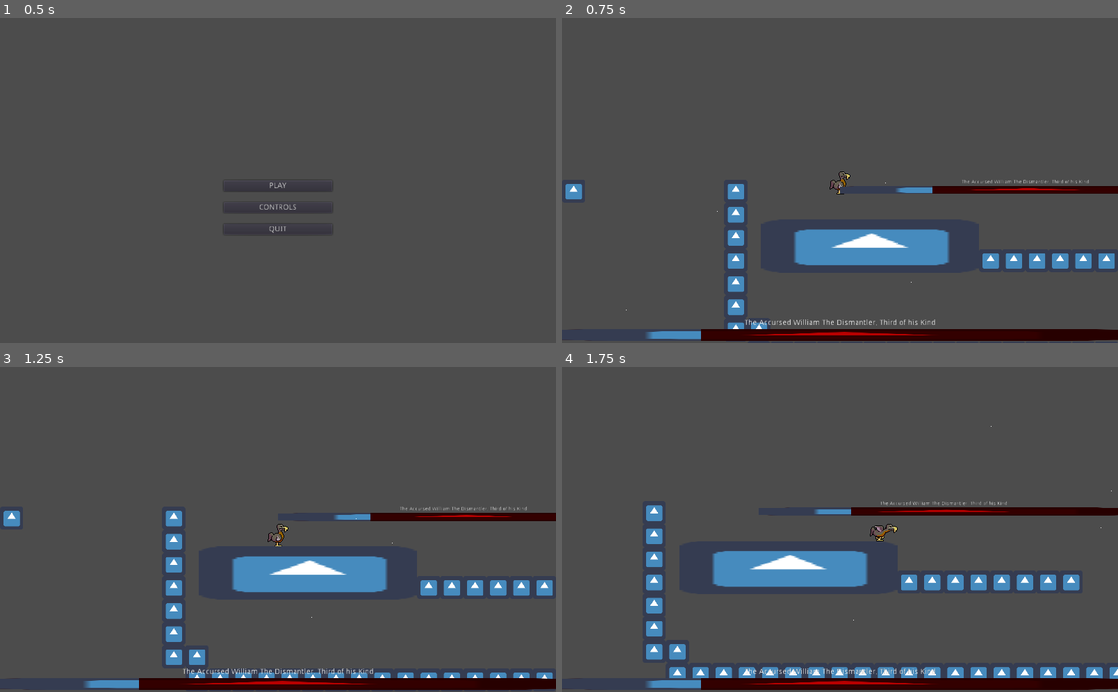
Above: before the commit, frames 1-4 (two rows, left to right).
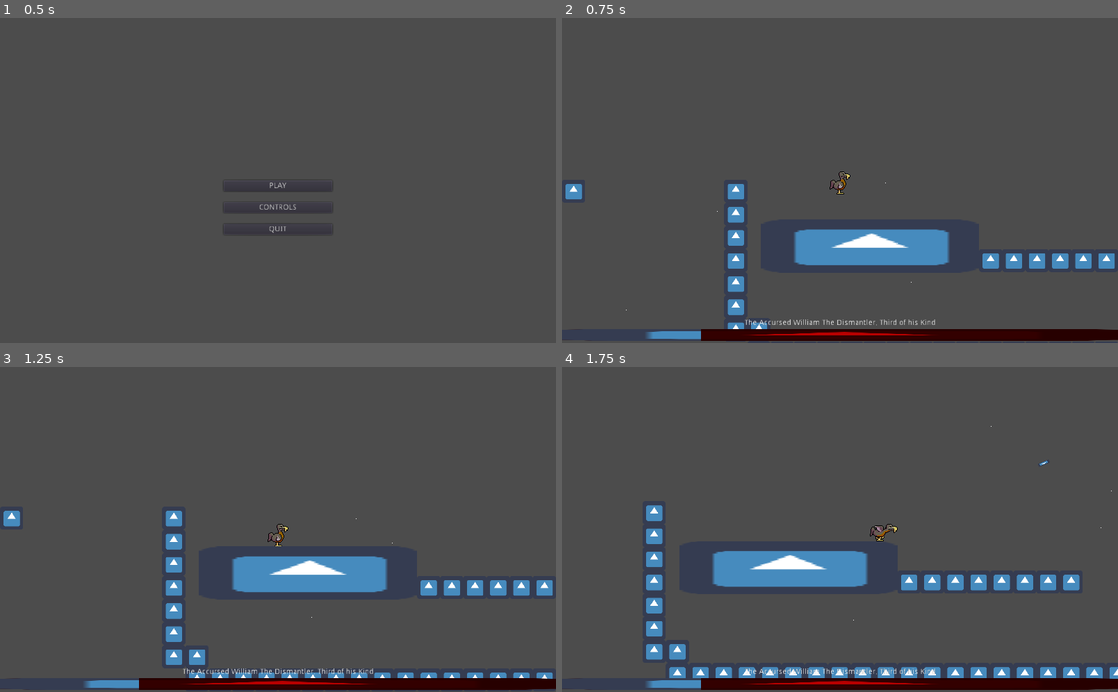
Above: after the commit, the same moments.

Repository: Struckdown/GDQ2021
Game: Godot game, scene res://MainMenu.tscn
Two runs of this game, one before a commit and one after it. Both use one fixed random seed, a clock stepped at 60 frames per second and the inputs below. The engine's default icon, where the game draws it, is replaced by a stand-in: a white triangle on a blue panel in a dark square. Sound files missing from this copy of the repository are replaced by a short silence.
Inputs:
- Up to frame 1 (0.5 s): no input
- Up to frame 2 (0.75 s): click "PLAY" at 0.5 s
- Up to frame 3 (1.25 s): no input
- Up to frame 4 (1.75 s): hold D (right) from 1.28 s (still down); tap Shift (dash) at 1.35 s; tap Space (jump) at 1.52 s

Frame 1 is identical in both runs. In frame 2, 1.0% of the frame differs, in the area x 50-100%, y 49-55%; in frame 3, 1.0%; in frame 4, 1.4%, in the area x 37-100%, y 28-46%.

Commit message:
Integrated some SFX

Diff:
--- a/Dodo/Dodo.gd
+++ b/Dodo/Dodo.gd
@@ -44,6 +44,7 @@
 		updateAnim("idle")
 
 	if dashRequested:
+		$DashSFX.play()
 		if heldDirections[0] == 0 and heldDirections[1] == 0:
 			heldDirections[0] = facingRight
 		velocity = heldDirections * dashSpeed
--- a/Dodo/Dodo.tscn
+++ b/Dodo/Dodo.tscn
@@ -1,8 +1,9 @@
-[gd_scene load_steps=7 format=2]
+[gd_scene load_steps=8 format=2]
 
 [ext_resource path="res://art/spr_dodoright.png" type="Texture" id=1]
 [ext_resource path="res://Dodo/Dodo.gd" type="Script" id=2]
 [ext_resource path="res://art/spr_dodorunright.png" type="Texture" id=3]
+[ext_resource path="res://SFX/Fwsh 1.mp3" type="AudioStream" id=4]
 
 [sub_resource type="RectangleShape2D" id=1]
 extents = Vector2( 14.1098, 16.0791 )
@@ -116,3 +117,6 @@
 [node name="AnimationPlayer" type="AnimationPlayer" parent="."]
 anims/idle = SubResource( 2 )
 anims/run = SubResource( 3 )
+
+[node name="DashSFX" type="AudioStreamPlayer" parent="."]
+stream = ExtResource( 4 )
--- /dev/null
+++ b/MainLevel.gd
@@ -0,0 +1,22 @@
+extends Node2D
+
+var playingSong = "intro"
+
+# Called when the node enters the scene tree for the first time.
+func _ready():
+	pass # Replace with function body.
+
+
+# Called every frame. 'delta' is the elapsed time since the previous frame.
+#func _process(delta):
+#	pass
+
+
+func _on_BGM_finished():
+	match playingSong:
+		"intro":
+			$BGM.stream = load("res://BGM/GDQ - 2021 - BGM Phase 1 - Main 1.mp3")
+			playingSong = "main"
+		"main":
+			pass	# keep playing the same song
+	$BGM.play()
--- a/MainLevel.tscn
+++ b/MainLevel.tscn
@@ -1,9 +1,13 @@
-[gd_scene load_steps=7 format=2]
+[gd_scene load_steps=11 format=2]
 
 [ext_resource path="res://Dodo/Dodo.tscn" type="PackedScene" id=1]
 [ext_resource path="res://icon.png" type="Texture" id=2]
 [ext_resource path="res://Environment/Tilemap.tres" type="TileSet" id=3]
 [ext_resource path="res://Mechs/BossHp.tscn" type="PackedScene" id=4]
+[ext_resource path="res://BGM/GDQ - 2021 - BGM Phase 1 - Intro.mp3" type="AudioStream" id=5]
+[ext_resource path="res://MainLevel.gd" type="Script" id=6]
+[ext_resource path="res://Projectiles/Missile.tscn" type="PackedScene" id=7]
+[ext_resource path="res://WorkingPauseMenu.tscn" type="PackedScene" id=8]
 
 [sub_resource type="ParticlesMaterial" id=1]
 emission_shape = 2
@@ -22,6 +26,7 @@
 extents = Vector2( 300.921, 71.2753 )
 
 [node name="MainLevel2" type="Node2D"]
+script = ExtResource( 6 )
 
 [node name="Dodo" parent="." instance=ExtResource( 1 )]
 scale = Vector2( 2, 2 )
@@ -63,10 +68,19 @@
 format = 1
 tile_data = PoolIntArray( -1638397, 0, 0, -1507329, 0, 0, -1572864, 0, 0, -1572863, 0, 0, -1572862, 0, 0, -1572860, 0,  …(3739 unchanged characters)…
 
-[node name="Pause" parent="." instance=ExtResource( 4 )]
-
 [node name="CanvasLayer" type="CanvasLayer" parent="."]
 
 [node name="BossHp" parent="CanvasLayer" instance=ExtResource( 4 )]
 margin_top = 556.163
 margin_bottom = 596.163
+
+[node name="Pause" parent="CanvasLayer" instance=ExtResource( 8 )]
+
+[node name="BGM" type="AudioStreamPlayer" parent="."]
+stream = ExtResource( 5 )
+autoplay = true
+
+[node name="Missile" parent="." instance=ExtResource( 7 )]
+position = Vector2( 846.164, 71.1846 )
+
+[connection signal="finished" from="BGM" to="." method="_on_BGM_finished"]
--- a/Projectiles/Missile.gd
+++ b/Projectiles/Missile.gd
@@ -3,7 +3,7 @@
 export(float) var speed = 300
 export(float) var turnRate = 3
 var target
-
+var dying = false
 
 # Called when the node enters the scene tree for the first time.
 func _ready():
@@ -35,4 +35,13 @@
 	explode()
 
 func explode():
-	queue_free()	# placeholder till we have explosions
+	if not dying:
+		dying = true
+		$AudioStreamPlayer.play()
+		$ExplosionTimer.start()
+		$Area2D/CollisionShape2D.set_deferred("disabled", true)
+		$icon.hide()
+
+
+func _on_ExplosionTimer_timeout():
+	queue_free()
--- a/Projectiles/Missile.tscn
+++ b/Projectiles/Missile.tscn
@@ -1,7 +1,8 @@
-[gd_scene load_steps=4 format=2]
+[gd_scene load_steps=5 format=2]
 
 [ext_resource path="res://icon.png" type="Texture" id=1]
 [ext_resource path="res://Projectiles/Missile.gd" type="Script" id=2]
+[ext_resource path="res://SFX/Explosion 1.mp3" type="AudioStream" id=3]
 
 [sub_resource type="RectangleShape2D" id=1]
 extents = Vector2( 16.1805, 4.66387 )
@@ -21,5 +22,12 @@
 [node name="Lifetime" type="Timer" parent="."]
 wait_time = 10.0
 
+[node name="AudioStreamPlayer" type="AudioStreamPlayer" parent="."]
+stream = ExtResource( 3 )
+
+[node name="ExplosionTimer" type="Timer" parent="."]
+wait_time = 2.0
+
 [connection signal="body_entered" from="Area2D" to="." method="_on_Area2D_body_entered"]
 [connection signal="timeout" from="Lifetime" to="." method="_on_Lifetime_timeout"]
+[connection signal="timeout" from="ExplosionTimer" to="." method="_on_ExplosionTimer_timeout"]
--- a/UI/pauseMenu.tscn
+++ b/UI/pauseMenu.tscn
@@ -62,15 +62,17 @@
 }
 
 [node name="VBoxContainer" type="VBoxContainer" parent="CenterContainer"]
-margin_right = 170.0
-margin_bottom = 172.0
+margin_left = 43.0
+margin_top = 33.0
+margin_right = 127.0
+margin_bottom = 65.0
 __meta__ = {
 "_edit_use_anchors_": false
 }
 
 [node name="resume" type="Button" parent="CenterContainer/VBoxContainer"]
-margin_right = 168.0
-margin_bottom = 84.0
+margin_right = 76.0
+margin_bottom = 14.0
 grow_horizontal = 2
 size_flags_horizontal = 0
 custom_styles/hover = SubResource( 1 )
@@ -82,9 +84,9 @@
 }
 
 [node name="quit" type="Button" parent="CenterContainer/VBoxContainer"]
-margin_top = 88.0
-margin_right = 170.0
-margin_bottom = 172.0
+margin_top = 18.0
+margin_right = 84.0
+margin_bottom = 32.0
 grow_horizontal = 2
 size_flags_horizontal = 0
 custom_styles/hover = SubResource( 1 )
Not shown, added: BGM/GDQ - 2021 - BGM Phase 1 - End.mp3.import
Not shown, added: BGM/GDQ - 2021 - BGM Phase 1 - Intro.mp3.import
Not shown, added: BGM/GDQ - 2021 - BGM Phase 1 - Main 1.mp3.import
Not shown, added: SFX/Ah 1.mp3.import
Not shown, added: SFX/Ah 2.mp3.import
Not shown, added: SFX/Angry Robot 1.mp3.import
Not shown, added: SFX/Angry Robot 2.mp3.import
Not shown, added: SFX/Angry Robot 3.mp3.import
Not shown, added: SFX/Bird Noise 1.mp3.import
Not shown, added: SFX/Bird Noise 2.mp3.import
Not shown, added: SFX/Bird Noise 3.mp3.import
Not shown, added: SFX/Explosion 1.mp3.import
(and 10 more such lines)
